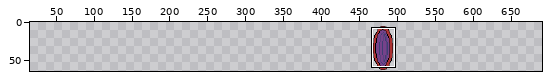
Sprite sheet, stored at Endless/Content/Void-portal.png. The picture above shows the old version from afar; the outline marks the close-up.
Close-up. Before the commit:
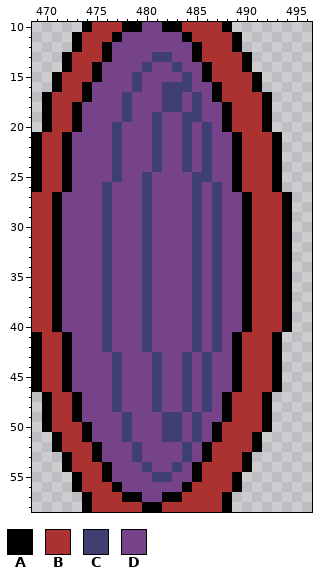
The file is 64x64 pixels. Shown: x 469..496, y 10..58. The old version is drawn lined up with the new one, on the new canvas. The wide view leaves out empty margins. The commit also changed other parts of the picture, which this record leaves out.
Palette (. is transparent): A #000000  B #ac3232  C #3f3f74  D #76428a
Pixels before, first column x 469:
10 .....ABBBAADDAABBBBA......
11 ....ABBBADDDDDDABBBBA.....
12 ....ABBADDDDDDDDABBBA.....
13 ...ABBBADDDDCCDDABBBBA....
14 ...ABBADDDDCDDCDDABBBA....
15 ..ABBBADDDCDDDDCDABBBBA...
16 ..ABBADDDDCDDCCCDDABBBA...
17 .ABBBADDDCDDDCCDCDABBBBA..
18 .ABBADDDDCDDDCCDCDDABBBA..
19 .ABBADDDDCDDCDDCCDDABBBA..
20 .ABBADDDCDDDCDDCDCDABBBA..
21 ABBADDDDCDDDCDDCDCDDABBBA.
22 ABBADDDDCDDDCDDCDCDDABBBA.
23 ABBADDDDCDDDCDDCDCDDABBBA.
24 ABBADDDDCDDDCDDCDCDDABBBA.
25 ABBADDDDCDDCDDDDCCDDABBBA.
26 ABBADDDCDDDCDDDDCDCDABBBA.
27 BBADDDDCDDDCDDDDCDCDDABBBA
28 BBADDDDCDDDCDDDDCDCDDABBBA
29 BBADDDDCDDDCDDDDCDCDDABBBA
30 BBADDDDCDDDCDDDDCDCDDABBBA
31 BBADDDDCDDDCDDDDCDCDDABBBA
32 BBADDDDCDDDCDDDDCDCDDABBBA
33 BBADDDDCDDDCDDDDCDCDDABBBA
34 BBADDDDCDDDCDDDDCDCDDABBBA
35 BBADDDDCDDDCDDDDCDCDDABBBA
36 BBADDDDCDDDCDDDDCDCDDABBBA
37 BBADDDDCDDDCDDDDCDCDDABBBA
38 BBADDDDCDDDCDDDDCDCDDABBBA
39 BBADDDDCDDDCDDDDCDCDDABBBA
40 BBADDDDCDDDCDDDDCDCDDABBBA
41 ABBADDDCDDDCDDDDCDCDABBBA.
42 ABBADDDCDDDCDDDDCDCDABBBA.
43 ABBADDDDCDDDCDDCDCDDABBBA.
44 ABBADDDDCDDDCDDCDCDDABBBA.
45 ABBADDDDCDDDCDDCDCDDABBBA.
46 ABBADDDDCDDDCDDCDCDDABBBA.
47 .ABBADDDCDDDCDDCDCDABBBA..
48 .ABBADDDCDDDCDDCDCDABBBA..
49 .ABBADDDDCDDDCCDCDDABBBA..
50 .ABBBADDDCDDDCCDCDABBBBA..
51 ..ABBADDDCDDDCCDCDABBBA...
52 ..ABBBADDDCDDDDCDABBBBA...
53 ...ABBADDDCDDDDCDABBBA....
54 ...ABBBADDDCDDCDABBBBA....
55 ....ABBADDDDCCDDABBBA.....
56 ....ABBBADDDDDDABBBBA.....
57 .....ABBBAADDAABBBBA......
58 .....ABBBBBAABBBBBBA......
Once edited:
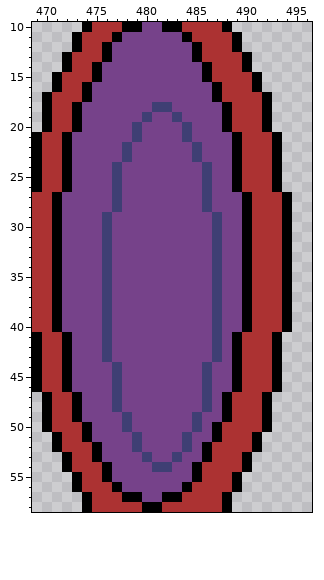
What changed:
canvas 64x64 -> 704x64, the old top-left corner now at 448,2 (the part of the old canvas that was cut away was empty and is not shown)
The author changed colour D to colour C in row 18 at x 481; in row 19 at x 480 and 483; in rows 20 to 21 at x 479; in rows 22 to 23 at x 478 and 485; in rows 26 to 28 at x 477 and 486; in row 43 at x 476 and 487.
The author changed colour D to colour C in row 51 at x 479 and 484; in row 53 at x 480 and 483; in row 54 at x 481 to 482.
The author changed colour C to colour D in row 13 at x 481 to 482; in row 14 at x 480 and 483; in row 15 at x 479 and 484; in row 16 at x 479 and 482 to 484; in row 17 at x 478, 482 to 483 and 485; in row 18 at x 478, 483 and 485.
The author changed colour C to colour D in row 19 at x 478, 481 and 484 to 485; in rows 20 to 21 at x 477, 481 and 486; in rows 22 to 23 at x 477, 481, 484 and 486; in row 24 at x 481 and 484; in row 25 at x 480 and 485; in rows 26 to 28 at x 476, 480, 485 and 487.
The author changed colour C to colour D in rows 29 to 42 at x 480 and 485; in row 43 at x 477, 481, 484 and 486; in rows 44 to 48 at x 481 and 484; in rows 49 to 50 at x 482 to 483; in row 51 at x 478, 482 to 483 and 485; in row 53 at x 479 and 484.
The author changed colour C to colour D in row 54 at x 480 and 483; in row 55 at x 481 to 482.
Changed places in both close-ups, as pixel boxes (x1, y1, x2, y2):
changed: (102, 52, 222, 482)
